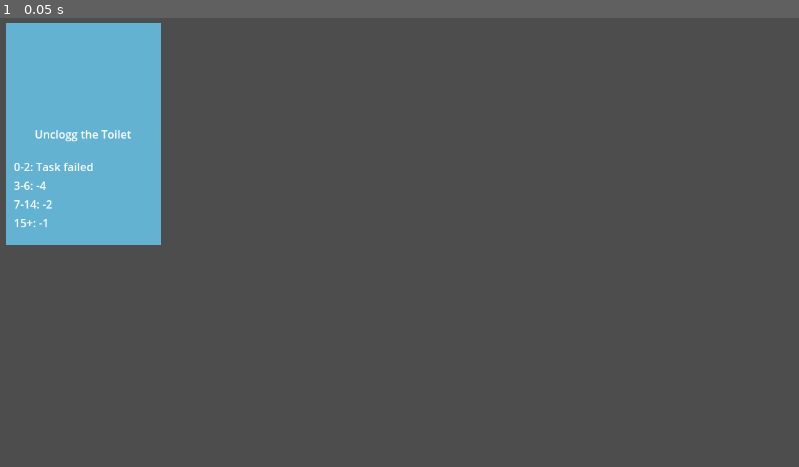
Above: before the commit, frame 1.
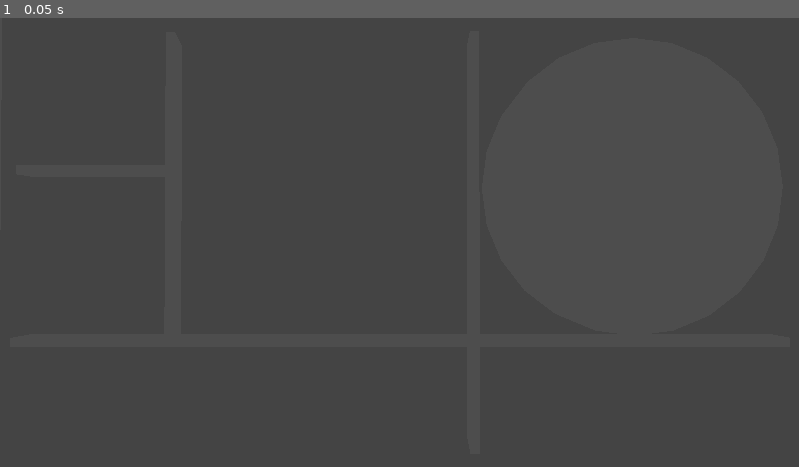
Above: after the commit, the same moment.

Repository: Lievven/weak-end-energy
Game: Godot game, scene res://jans_scene.tscn
Two runs of this game, one before a commit and one after it. Both use one fixed random seed, a clock stepped at 60 frames per second and the inputs below. The project has no main scene, so this scene is started directly.
Inputs:
- Up to frame 1 (0.05 s): no input

The runs differ from the first frame. In frame 1, 9.6% of the frame differs, in the area x 0-21%, y 1-51%.

Commit message:
Imported board & clock

Diff:
--- a/Godot/jans_scene.tscn
+++ b/Godot/jans_scene.tscn
@@ -1,15 +1,17 @@
-[gd_scene load_steps=2 format=3 uid="uid://e8bhwjkcn0ir"]
+[gd_scene load_steps=3 format=3 uid="uid://e8bhwjkcn0ir"]
 
-[ext_resource type="PackedScene" uid="uid://dcm74fvn1poc" path="res://cards/card.tscn" id="1_svv5s"]
+[ext_resource type="PackedScene" uid="uid://dwrs03074tgo1" path="res://board_and_clock.fbx" id="2_vslsf"]
+
+[sub_resource type="Environment" id="Environment_vslsf"]
+ambient_light_color = Color(1, 1, 1, 1)
 
 [node name="JansScene" type="Node3D"]
 
-[node name="Control" type="Control" parent="."]
-layout_mode = 3
-anchors_preset = 0
-offset_right = 40.0
-offset_bottom = 40.0
+[node name="Camera3D" type="Camera3D" parent="."]
+transform = Transform3D(1, 0, 0, 0, 0.00563733, 0.999984, 0, -0.999984, 0.00563733, 0.06569, 9.5122, 0)
 
-[node name="Card" parent="Control" instance=ExtResource("1_svv5s")]
+[node name="board_and_clock" parent="." instance=ExtResource("2_vslsf")]
+transform = Transform3D(1, 0, 0, 0, 1, 0, 0, 0, 1, -5.34094, 0, -0.923387)
 
-[node name="Camera3D" type="Camera3D" parent="."]
+[node name="WorldEnvironment" type="WorldEnvironment" parent="."]
+environment = SubResource("Environment_vslsf")
Binary file added: Godot/board_and_clock.fbx
Not shown, added: Godot/board_and_clock.fbx.import
